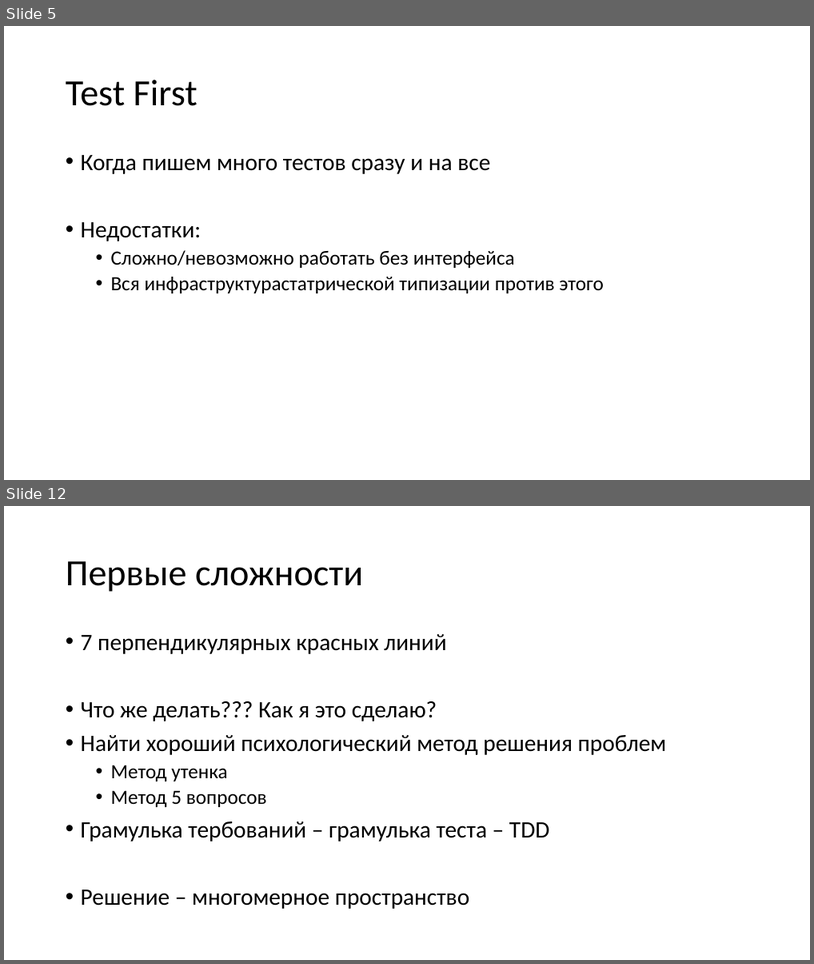
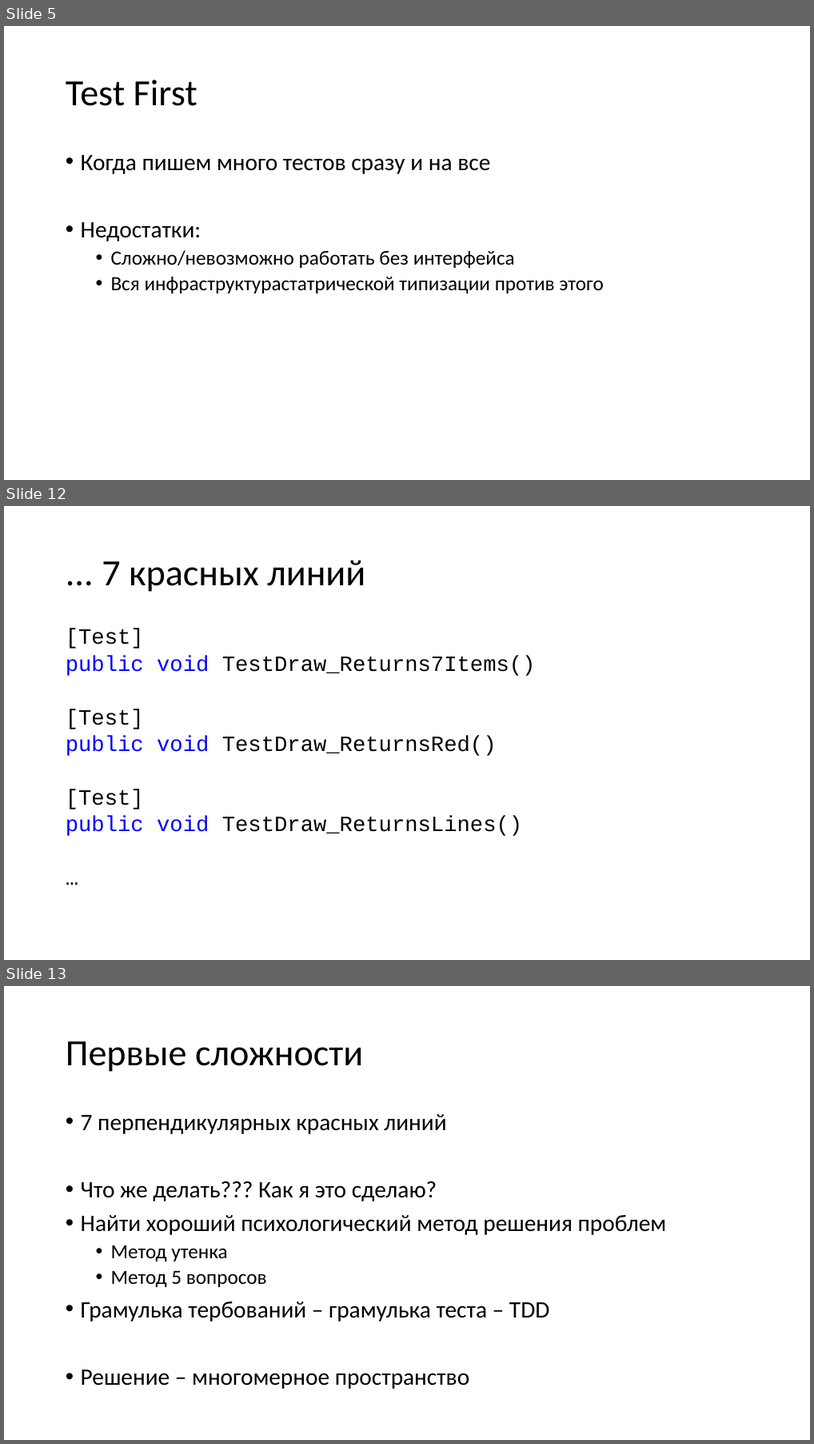
Before and after one commit to kugushev/presentations, a slide deck: Presentation.pptx. Shown one above the other, each under a label of ours: slides 5 and 12 before the commit, slides 5, 12 and 13 after it; the slides between them are not shown. The pictures are 814x964 and 814x1444 pixels, drawn with LibreOffice and Linux fonts; fonts in the diff are those of the drawing. Boxes give left, top, right and bottom in pixels: in the first picture for what was removed or moved away, otherwise in the second. Text is boxed around its words. In the diff, an @@ line names an element or a change of style, - is before the commit and + after.

```diff
--- a/Presentation.pptx
+++ b/Presentation.pptx
@@ slide 12 added at box(4, 506, 810, 960), background #FFFFFF @@
@@ title added at box(102, 560, 366, 592), 44 pt, text #000000 @@
+... 7 красных линий
@@ text added at box(66, 628, 536, 836), 25.9 pt, text #000000 @@
+[Test]
+public void TestDraw_Returns7Items()
+[Test]
+public void TestDraw_ReturnsRed()
+[Test]
+public void TestDraw_ReturnsLines()
+…
@@ what was slide 12 is now slide 13 @@
```
Also in this commit, not shown: 3 slides changed, 5 other slides added, 5 slides removed, 14 other files.
